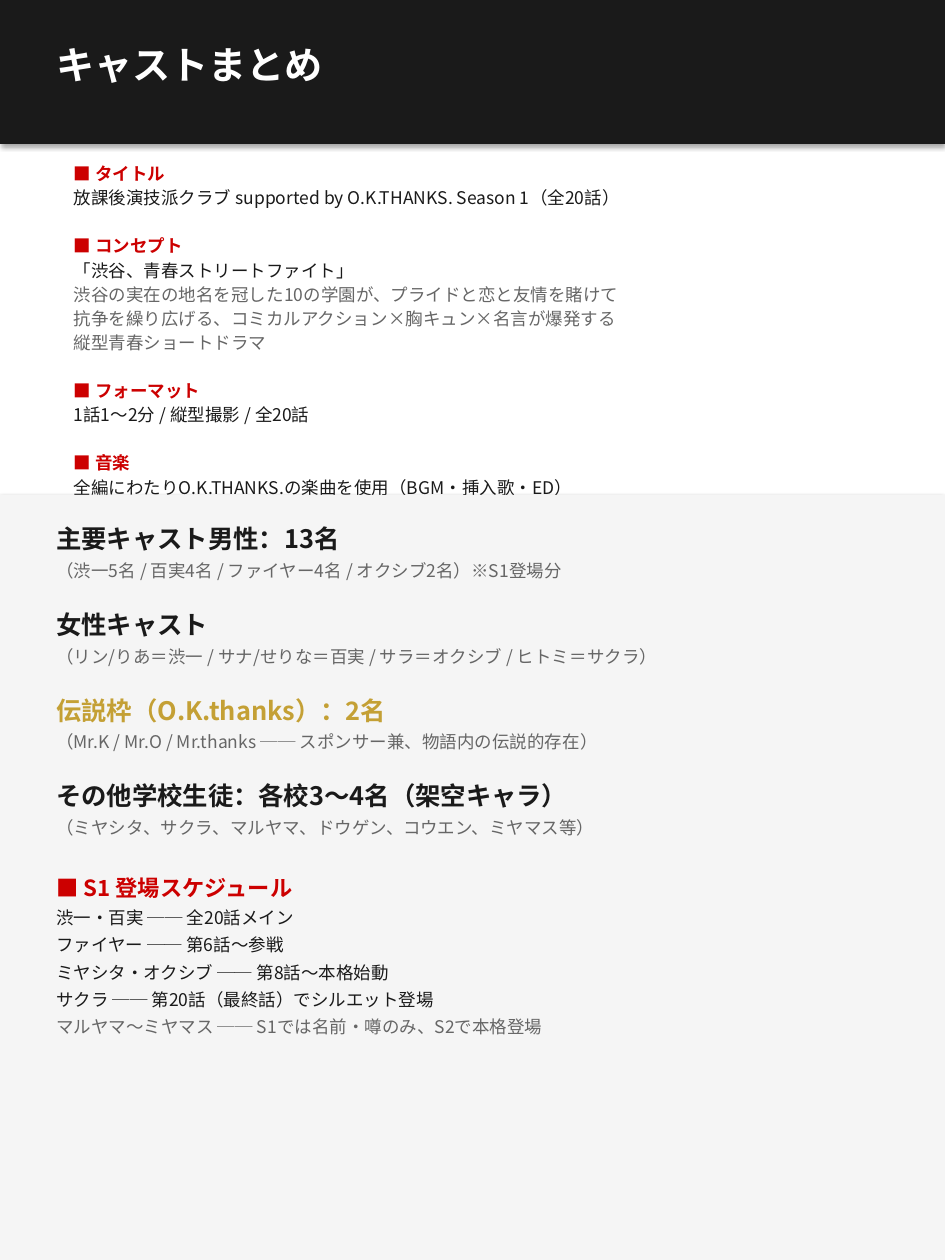
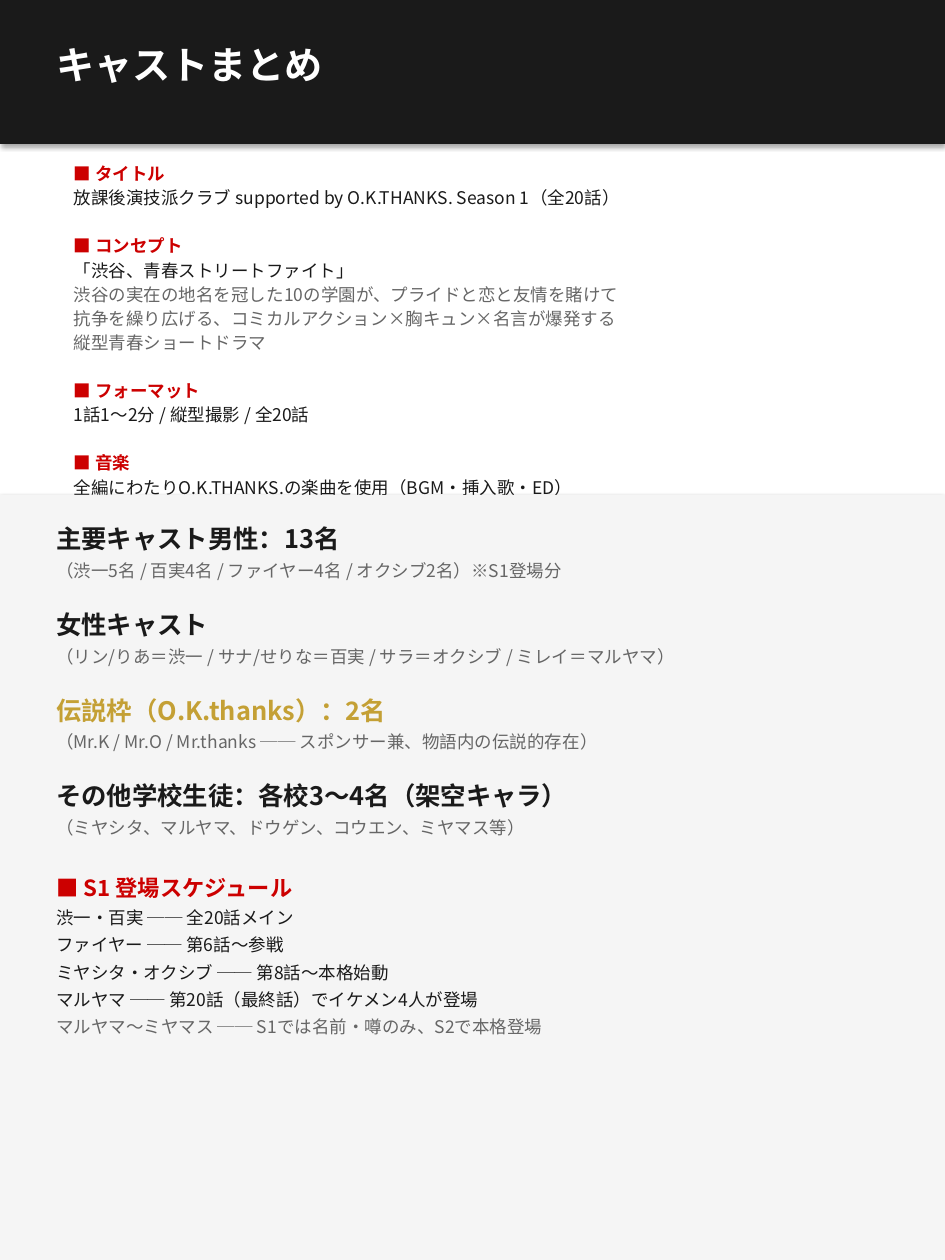
Before and after one commit to takahirosekine-hj/shibuwan, a slide deck: slide 4 of 放課後演技派クラブ.pptx. Drawn at 945x1260 pixels with LibreOffice and Linux fonts; fonts in the diff are those of the drawing. Boxes give left, top, right and bottom in pixels: in the first picture for what was removed or moved away, otherwise in the second. Text is boxed around its words. In the diff, an @@ line names an element or a change of style, - is before the commit and + after.

```diff
--- a/放課後演技派クラブ.pptx
+++ b/放課後演技派クラブ.pptx
@@ text at bbox=[56, 648, 675, 666]: text changed @@
-（リン/りあ＝渋一 / サナ/せりな＝百実 / サラ＝オクシブ / ヒトミ＝サクラ）
+（リン/りあ＝渋一 / サナ/せりな＝百実 / サラ＝オクシブ / ミレイ＝マルヤマ）
@@ text at bbox=[56, 819, 524, 836]: text changed @@
-（ミヤシタ、サクラ、マルヤマ、ドウゲン、コウエン、ミヤマス等）
+（ミヤシタ、マルヤマ、ドウゲン、コウエン、ミヤマス等）
@@ text at bbox=[56, 991, 478, 1008]: text changed @@
-サクラ ── 第20話（最終話）でシルエット登場
+マルヤマ ── 第20話（最終話）でイケメン4人が登場
```
Also in this commit, not shown: 3 other slides changed, 7 other files.
